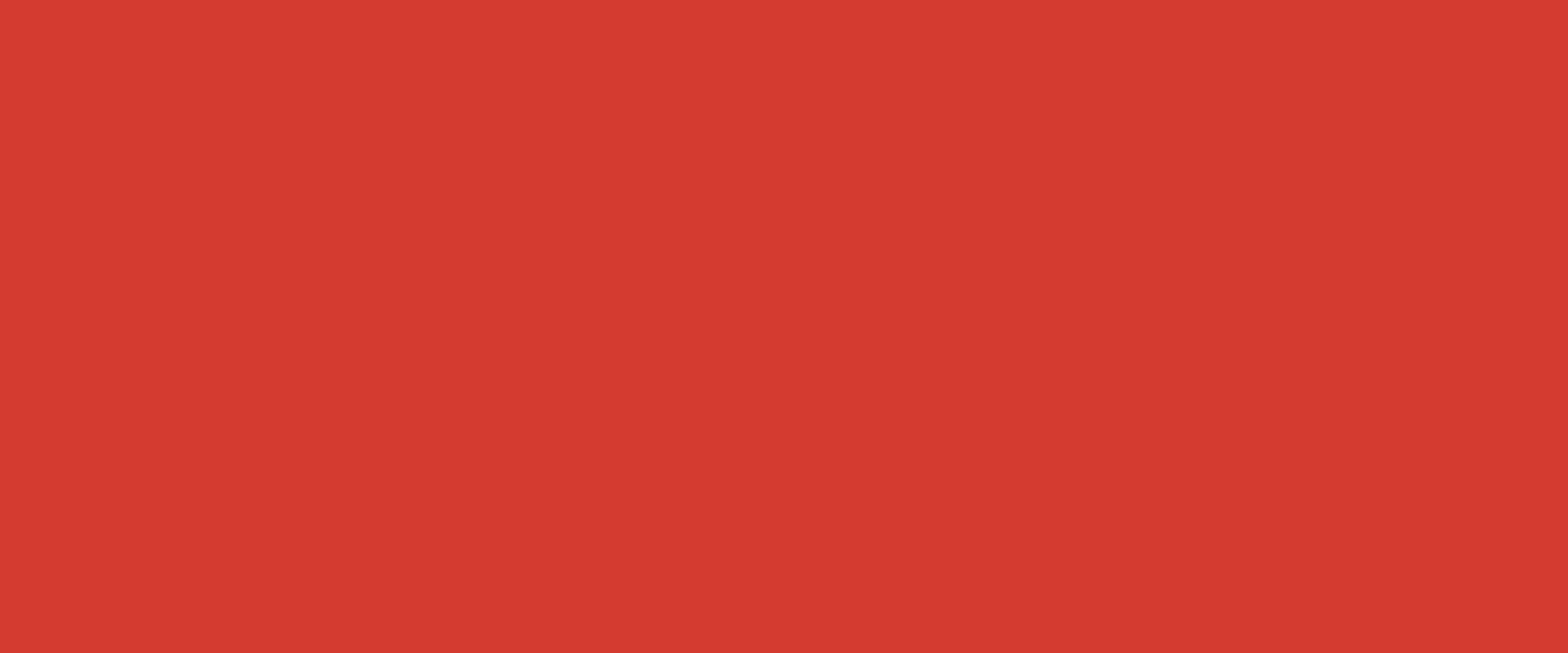
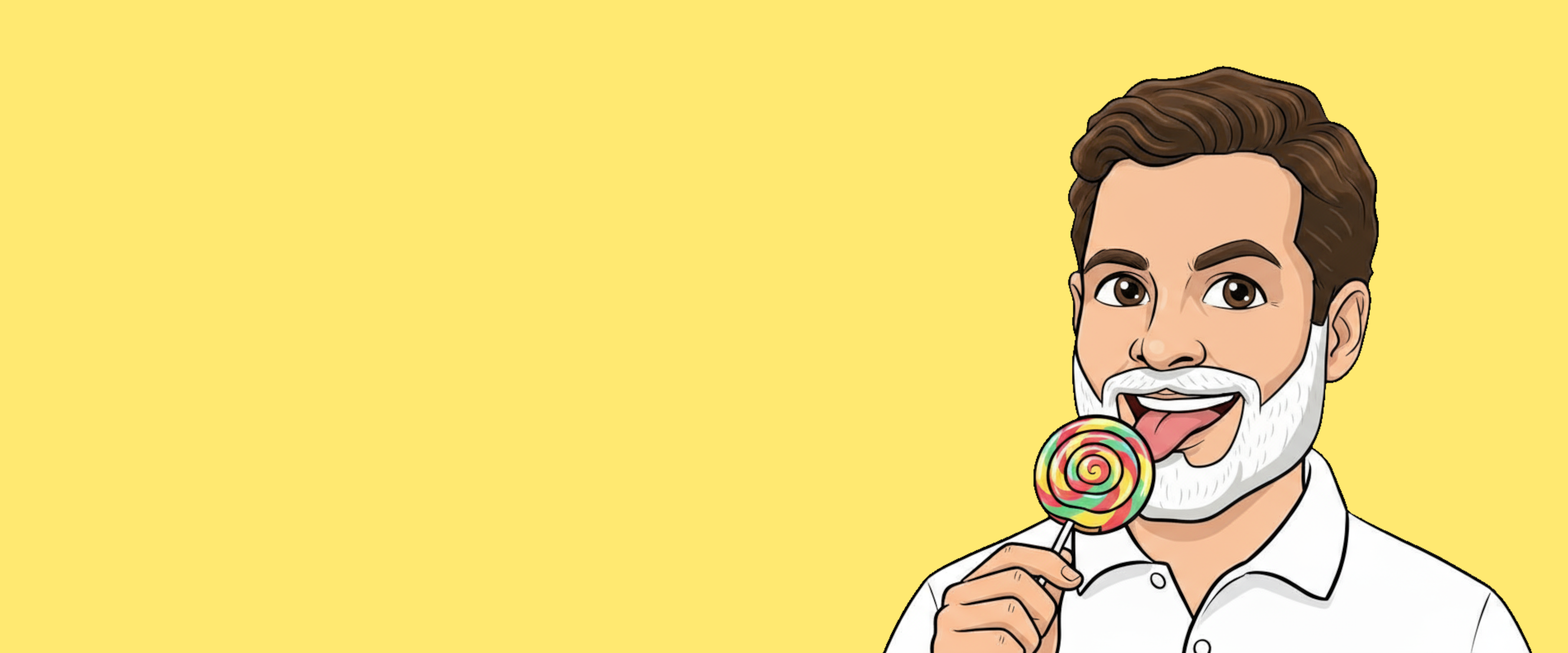
Before/after of a 1568 x 653 layered artwork. What changed in the layer stack:
added layer "Rahul Gandhi licking lollipop.png" above "Background" over [882, 65, 1533, 653]
painted on "Background" over [0, 0, 1568, 653]
